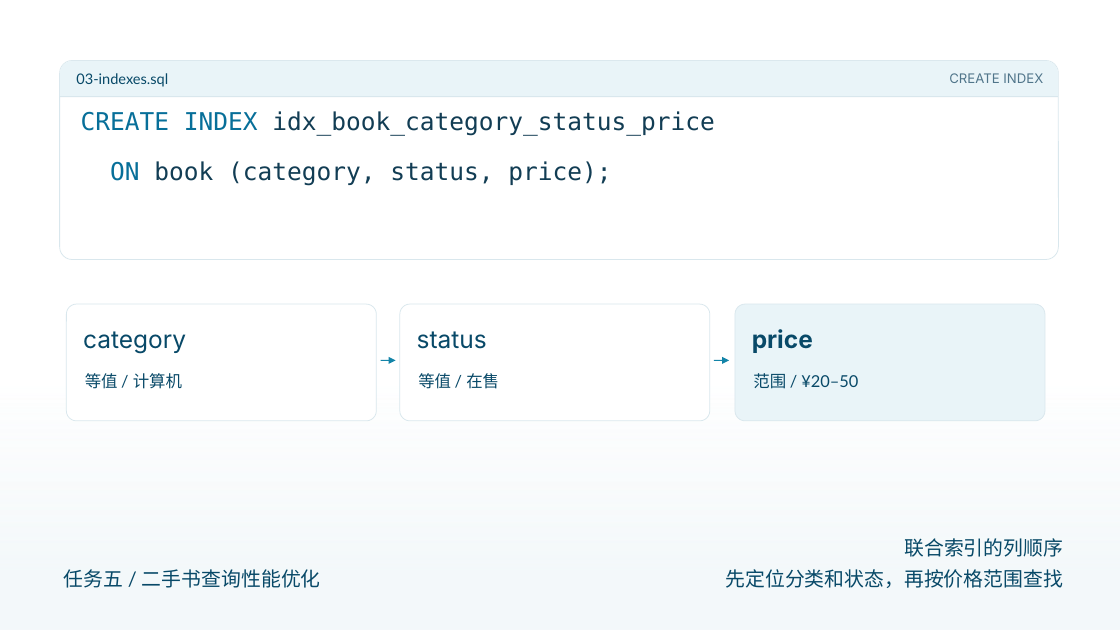
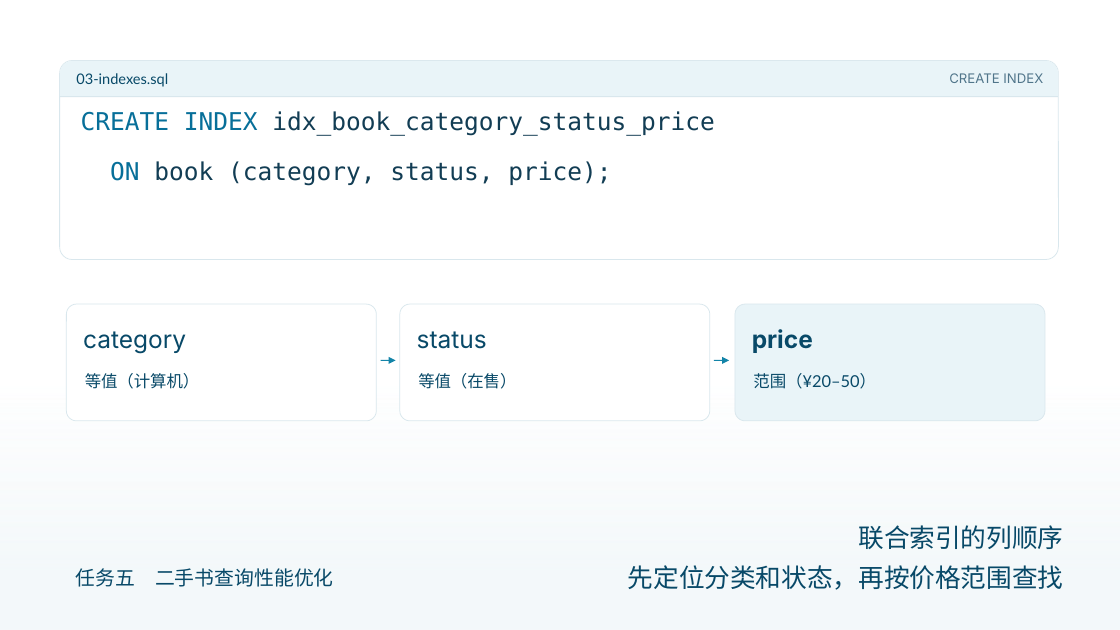
Before and after one commit to AurLemon/pageslip-demo, a slide deck: slide 4 of presentations/task-5-query-optimization.pptx. Drawn at 1120x630 pixels with LibreOffice and Linux fonts; fonts in the diff are those of the drawing. Boxes give left, top, right and bottom in pixels: in the first picture for what was removed or moved away, otherwise in the second. Text is boxed around its words. In the diff, an @@ line names an element or a change of style, - is before the commit and + after.

```diff
--- a/presentations/task-5-query-optimization.pptx
+++ b/presentations/task-5-query-optimization.pptx
@@ text at (85,373,200,389): text changed @@
-等值 / 计算机
+等值（计算机）
@@ text at (418,373,516,389): text changed @@
-等值 / 在售
+等值（在售）
@@ text at (753,373,876,389): text changed @@
-范围 / ¥20–50
+范围（¥20–50）
@@ text "联合索引的列顺序" at (858,525,1063,549): size 17 to 22 pt @@
@@ text "联合索引的列顺序": place and size @@
-text "联合索引的列顺序" at (904,538,1063,557)
+text "联合索引的列顺序" at (858,525,1063,549)
@@ text at (76,568,334,587): text changed @@
-任务五 / 二手书查询性能优化
+任务五 二手书查询性能优化
@@ text "先定位分类和状态，再按价格范围查找" at (628,565,1064,590): size 17 to 22 pt @@
```
Also in this commit, not shown: 17 other slides changed, 1 other file.
